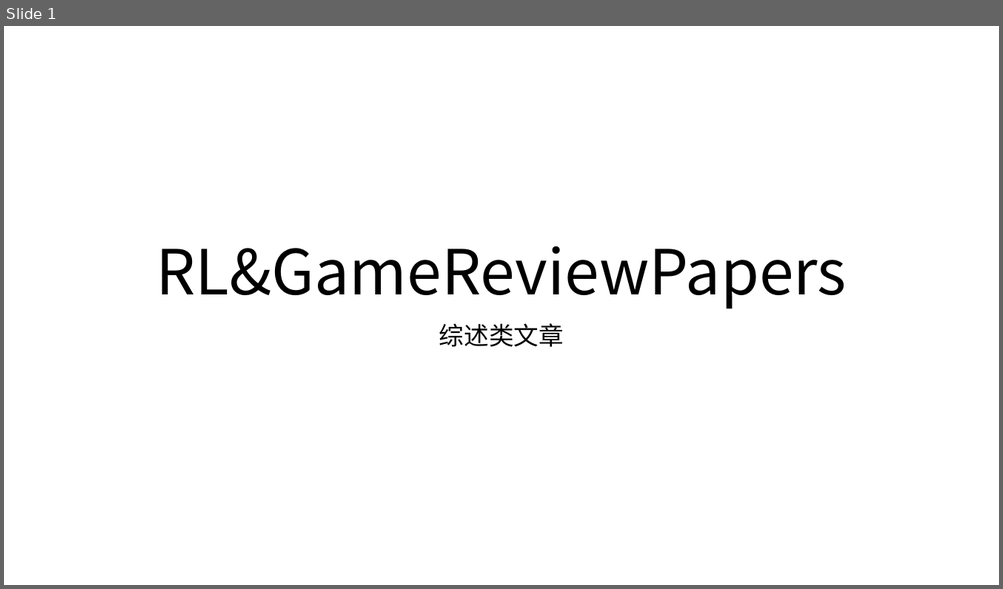
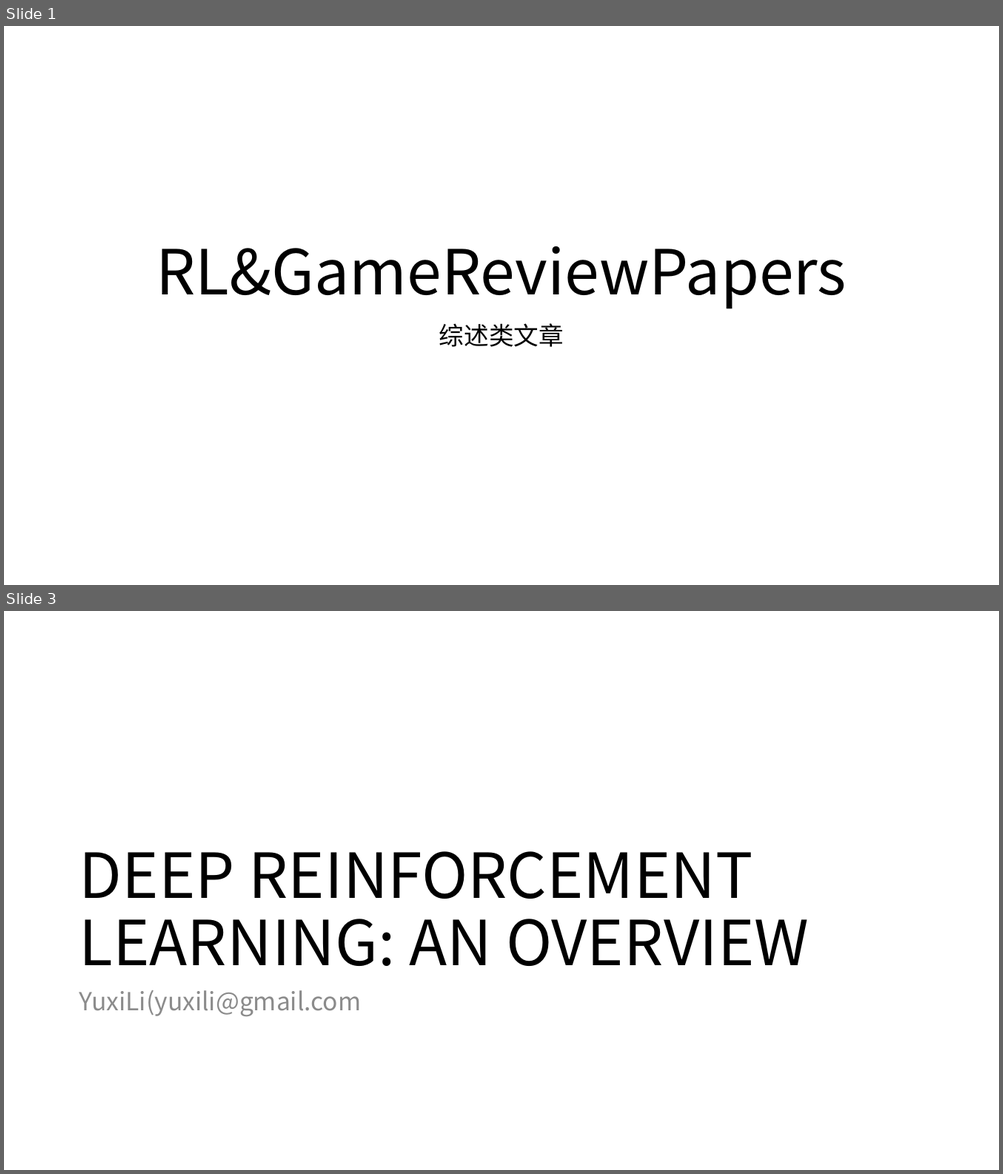
Before and after one commit to kangyongxin/0-RL-GameReviewPapers, a slide deck: Note_RLGameReviewPapers.pptx. Shown one above the other, each under a label of ours: slide 1 before the commit, slides 1 and 3 after it; the slides between them are not shown. The pictures are 1003x589 and 1003x1174 pixels, drawn with LibreOffice and Linux fonts; fonts in the diff are those of the drawing. Boxes give left, top, right and bottom in pixels: in the first picture for what was removed or moved away, otherwise in the second. Text is boxed around its words. In the diff, an @@ line names an element or a change of style, - is before the commit and + after.

Commit message:
DRL overview
没写完

```diff
--- a/Note_RLGameReviewPapers.pptx
+++ b/Note_RLGameReviewPapers.pptx
@@ slide 3 added at [4, 611, 999, 1170], background #FFFFFF @@
@@ title added at [79, 851, 808, 966], 60 pt, text #000000 @@
+DEEP REINFORCEMENT LEARNING: AN OVERVIEW
@@ text added at [79, 991, 361, 1017], 24 pt, text #8C8C8C @@
+YuxiLi(yuxili@gmail.com
```
Also in this commit, not shown: 1 slide changed, 1 other slide added, 2 slides removed, 1 other file.
